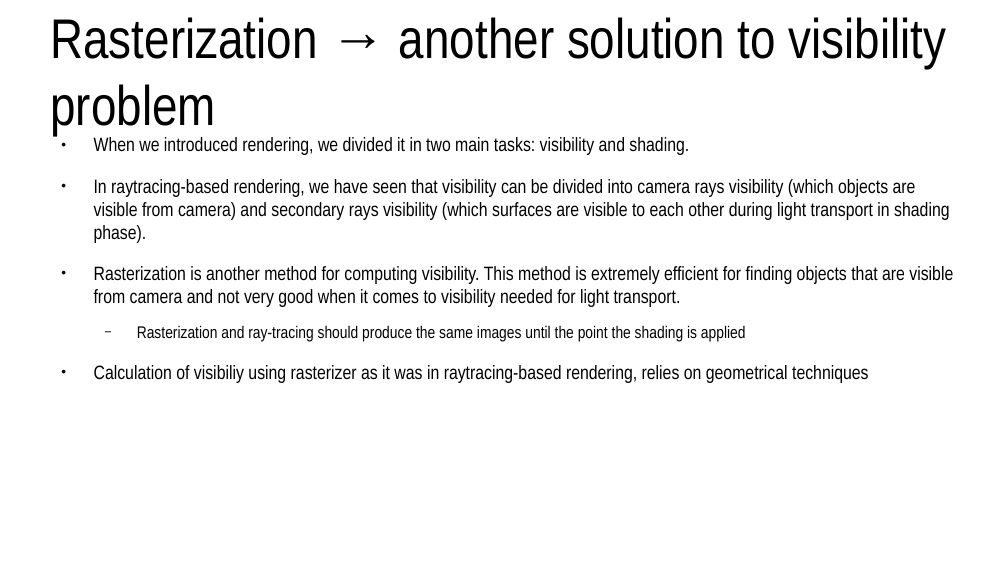
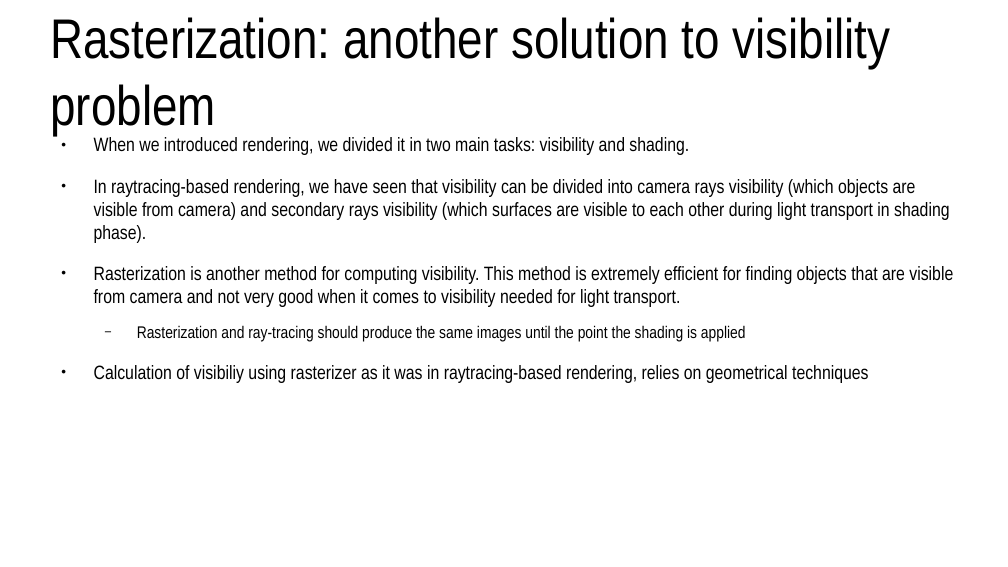
Before and after one commit to lorentzo/IntroductionToComputerGraphics, a slide deck: slide 4 of lectures/4_foundations_rendering/4_3_rasterization.odp (slide 3 before the commit). Drawn at 1008x567 pixels with LibreOffice and Linux fonts; fonts in the diff are those of the drawing. Boxes give left, top, right and bottom in pixels: in the first picture for what was removed or moved away, otherwise in the second. Text is boxed around its words. In the diff, an @@ line names an element or a change of style, - is before the commit and + after.

Commit message:
intro, overview, rasterization, images

```diff
--- a/lectures/4_foundations_rendering/4_3_rasterization.odp
+++ b/lectures/4_foundations_rendering/4_3_rasterization.odp
@@ title at [50, 17, 891, 135]: text changed @@
-Rasterization → another solution to visibility problem
+Rasterization: another solution to visibility problem
```
Also in this commit, not shown: 1 other slide changed, 10 slides added, 1 slide removed, 7 other files.
